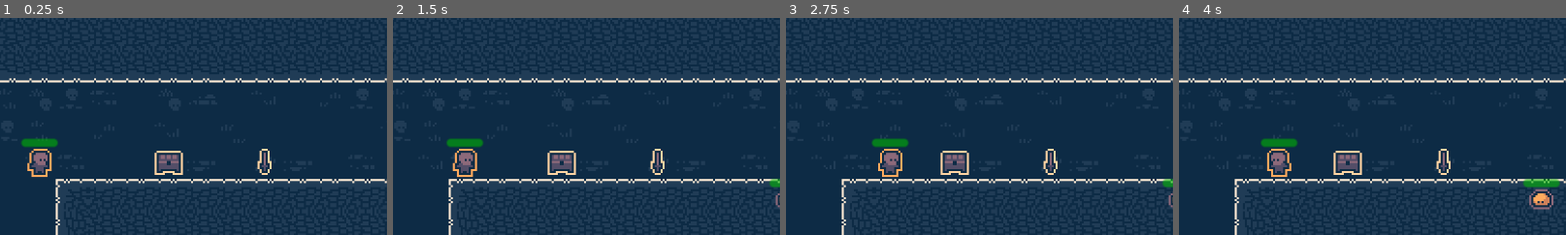
Above: before the commit, frames 1-4 (left to right).
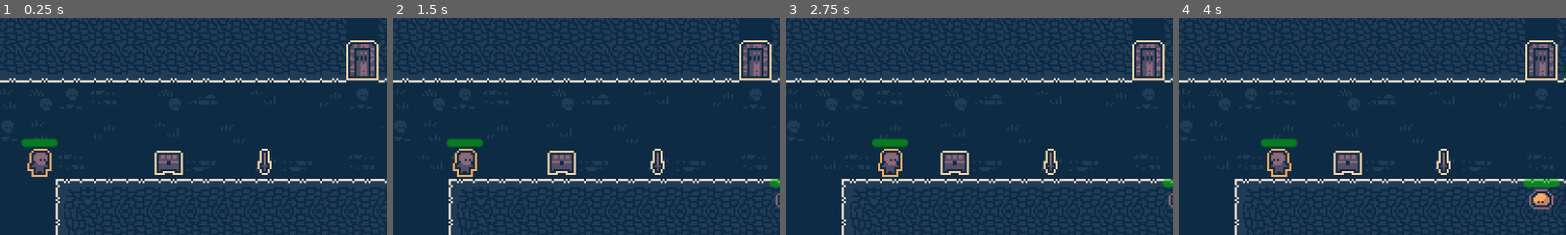
Above: after the commit, the same moments.

Repository: TheArespi/TreasureHunter
Game: Godot game, scene res://Scene/Rooms/Dungeon/dungeon.tscn
The game is run twice, just before and just after one commit, with the same random seed, the same clock (stepped at 60 frames per second) and the same inputs.
Inputs:
- Up to frame 1 (0.25 s): no input
- Up to frame 2 (1.5 s): tap Enter at 0.5 s; hold D (Right) 0.53-1.28 s; hold S (Down) from 1.28 s (still down)
- Up to frame 3 (2.75 s): tap Space at 2 s; release S (Down) at 2.03 s; hold D (Right) from 2.03 s (still down)
- Up to frame 4 (4 s): release D (Right) at 2.78 s; hold W (Up) 2.78-3.53 s; tap Enter at 3.5 s; hold A (Left) from 3.53 s (still down)
The pictures show only the part of the screen within x 14-64%, y 0-50%; the shares and areas given below are measured in that part.

The runs differ from the first frame. In frame 1, 1.2% of the frame differs, in the area x 89-98%, y 10-30%; in frame 2, 1.2%; in frame 3, 1.2%; in frame 4, 1.2%.

Commit message:
Fix errors of error when picking up sword

Diff:
--- a/Scene/Components/Interactable/InteractableBehaviour/AcquirableInteraction/acquirable_interaction.gd
+++ b/Scene/Components/Interactable/InteractableBehaviour/AcquirableInteraction/acquirable_interaction.gd
@@ -2,6 +2,6 @@
 
 signal acquired
 
-func interact(interactor: String, interacted: String):
+func interact(interactor: String, _interacted: String):
 	if interactor == "Player":
 		acquired.emit()
--- a/Scene/Components/Interactable/InteractableBehaviour/DamageableInteraction/damageable_interaction.gd
+++ b/Scene/Components/Interactable/InteractableBehaviour/DamageableInteraction/damageable_interaction.gd
@@ -10,6 +10,7 @@
 		health.damage(GlobalStuff.entities[interactor].get_node("CombatInformation").calculate_damage())
 
 	var weapon_used = "fist"
-	if combat_information.weapon != null:
-		weapon_used = GlobalStuff.entities[interactor].get_node("CombatInformation").weapon.title
+	var interactor_weapon = GlobalStuff.entities[interactor].get_node("CombatInformation").weapon
+	if interactor_weapon != null:
+		weapon_used = interactor_weapon.title
 	print(interactor, " attacked ", interacted, " using ", weapon_used, " inflicting ", combat_information.calculate_damage(), " damage")
--- /dev/null
+++ b/Scene/Components/Interactable/InteractableBehaviour/DoorInteraction/door_interaction.gd
@@ -0,0 +1,5 @@
+extends Node
+
+func interact(_interactor: String, _interacted: String):
+    if GlobalStuff.treasure_acquired:
+        print("Game Over success!")
--- /dev/null
+++ b/Scene/Components/Interactable/InteractableBehaviour/DoorInteraction/door_interaction.tscn
@@ -0,0 +1,6 @@
+[gd_scene load_steps=2 format=3 uid="uid://d18ndweqd2v70"]
+
+[ext_resource type="Script" path="res://Scene/Components/Interactable/InteractableBehaviour/DoorInteraction/door_interaction.gd" id="1_uo0rm"]
+
+[node name="DoorInteraction" type="Node"]
+script = ExtResource("1_uo0rm")
--- /dev/null
+++ b/Scene/Entities/DungeonDoor/dungeon_door.gd
@@ -0,0 +1,9 @@
+extends Area2D
+
+func _ready():
+	position = position.snapped(Vector2.ONE * 16)
+	position += Vector2(8, 0)
+	GlobalStuff.treasure_has_been_acquired.connect(open_door)
+
+func open_door():
+	$Sprite2D.set_region_rect(Rect2(16, 0, 16, 32))
--- /dev/null
+++ b/Scene/Entities/DungeonDoor/dungeon_door.tscn
@@ -0,0 +1,29 @@
+[gd_scene load_steps=7 format=3 uid="uid://doqcnkcdik1bj"]
+
+[ext_resource type="Texture2D" uid="uid://ddbx35b4sosp7" path="res://Sprites/DungeonDoor.png" id="1_dvhfg"]
+[ext_resource type="Script" path="res://Scene/Entities/DungeonDoor/dungeon_door.gd" id="1_udxin"]
+[ext_resource type="PackedScene" uid="uid://b6pdska54fyc5" path="res://Scene/Components/Interactable/interactable.tscn" id="3_rh0sc"]
+[ext_resource type="PackedScene" uid="uid://d18ndweqd2v70" path="res://Scene/Components/Interactable/InteractableBehaviour/DoorInteraction/door_interaction.tscn" id="4_tn6us"]
+[ext_resource type="PackedScene" uid="uid://utrb6m7iolot" path="res://Scene/Components/EntityInformation/entity_information.tscn" id="5_nea6o"]
+
+[sub_resource type="RectangleShape2D" id="RectangleShape2D_7mv3o"]
+size = Vector2(16, 32)
+
+[node name="DungeonDoor" type="Area2D"]
+script = ExtResource("1_udxin")
+
+[node name="Sprite2D" type="Sprite2D" parent="."]
+texture_filter = 1
+texture = ExtResource("1_dvhfg")
+region_enabled = true
+region_rect = Rect2(0, 0, 16, 32)
+
+[node name="CollisionShape2D" type="CollisionShape2D" parent="."]
+shape = SubResource("RectangleShape2D_7mv3o")
+
+[node name="Interactable" parent="." instance=ExtResource("3_rh0sc")]
+
+[node name="DoorInteraction" parent="Interactable" instance=ExtResource("4_tn6us")]
+
+[node name="EntityInformation" parent="." instance=ExtResource("5_nea6o")]
+entity_name = "Door"
--- a/Scene/Entities/Sword/sword.gd
+++ b/Scene/Entities/Sword/sword.gd
@@ -1,13 +1,14 @@
 extends Area2D
 
 @export var weapon_resource: Weapon
-@export var entity_information: Node
 
 func _ready():
 	position = position.snapped(Vector2.ONE * 16)
 	position += Vector2.ONE * 16 / 2
 
+	GlobalStuff.add_entity($EntityInformation.entity_name, self)
+
 func _on_acquirable_interaction_acquired():
 	GlobalStuff.equip.emit("Player", weapon_resource)
-	GlobalStuff.delete_entity(entity_information.entity_name)
+	GlobalStuff.delete_entity($EntityInformation.entity_name)
 	queue_free()
--- a/Scene/Rooms/Dungeon/dungeon.tscn
+++ b/Scene/Rooms/Dungeon/dungeon.tscn
@@ -7,6 +7,7 @@
 [ext_resource type="PackedScene" uid="uid://0hh7g7ukk0k8" path="res://Scene/Entities/Slime/slime.tscn" id="5_dgy2s"]
 [ext_resource type="PackedScene" uid="uid://b1gdpcanrhfp1" path="res://Scene/Entities/Sword/sword.tscn" id="6_38x4r"]
 [ext_resource type="PackedScene" uid="uid://fhhwdxxrl7nk" path="res://Scene/Entities/Treasure/treasure.tscn" id="7_5c74l"]
+[ext_resource type="PackedScene" uid="uid://doqcnkcdik1bj" path="res://Scene/Entities/DungeonDoor/dungeon_door.tscn" id="8_scehs"]
 
 [sub_resource type="TileSetAtlasSource" id="TileSetAtlasSource_f5wry"]
 texture = ExtResource("2_jaqm7")
@@ -78,7 +79,7 @@
 [node name="StaticBody2D" type="StaticBody2D" parent="TileMap"]
 
 [node name="CollisionPolygon2D" type="CollisionPolygon2D" parent="TileMap/StaticBody2D"]
-polygon = PackedVector2Array(32, 32, 32, 0, 1008, 0, 1008, 560, 0, 560, 0, 0, 32, 0, 32, 528, 976, 528, 976, 32)
+polygon = PackedVector2Array(32, 32, 32, 0, 1008, 0, 1008, 560, 0, 560, 0, 0, 32, 0, 32, 528, 976, 528, 976, 32, 235, 32, 235, 11, 219, 11, 219.107, 32)
 
 [node name="StaticBody2D2" type="StaticBody2D" parent="TileMap"]
 
@@ -109,4 +110,7 @@
 [node name="Treasure" parent="." instance=ExtResource("7_5c74l")]
 position = Vector2(134, 67)
 
+[node name="DungeonDoor" parent="." instance=ExtResource("8_scehs")]
+position = Vector2(227, 16)
+
 [connection signal="mob_spawning_done" from="MobSpawner" to="." method="_on_mob_spawner_mob_spawning_done"]
--- a/Scene/Scripts/global_stuff.gd
+++ b/Scene/Scripts/global_stuff.gd
@@ -14,6 +14,8 @@
 
 signal equip(equiper: String, weapon: Weapon)
 
+signal treasure_has_been_acquired()
+
 func add_entity(entity_name: String, entity: Node):
 	entities[entity_name] = entity
 	print("Adding ", entity_name, " to entities")
@@ -24,3 +26,4 @@
 
 func toggle_treasure_acquired():
 	treasure_acquired = true
+	treasure_has_been_acquired.emit()
Not shown: 1 places in Scene/Rooms/Dungeon/dungeon.tscn that only renumber resources
